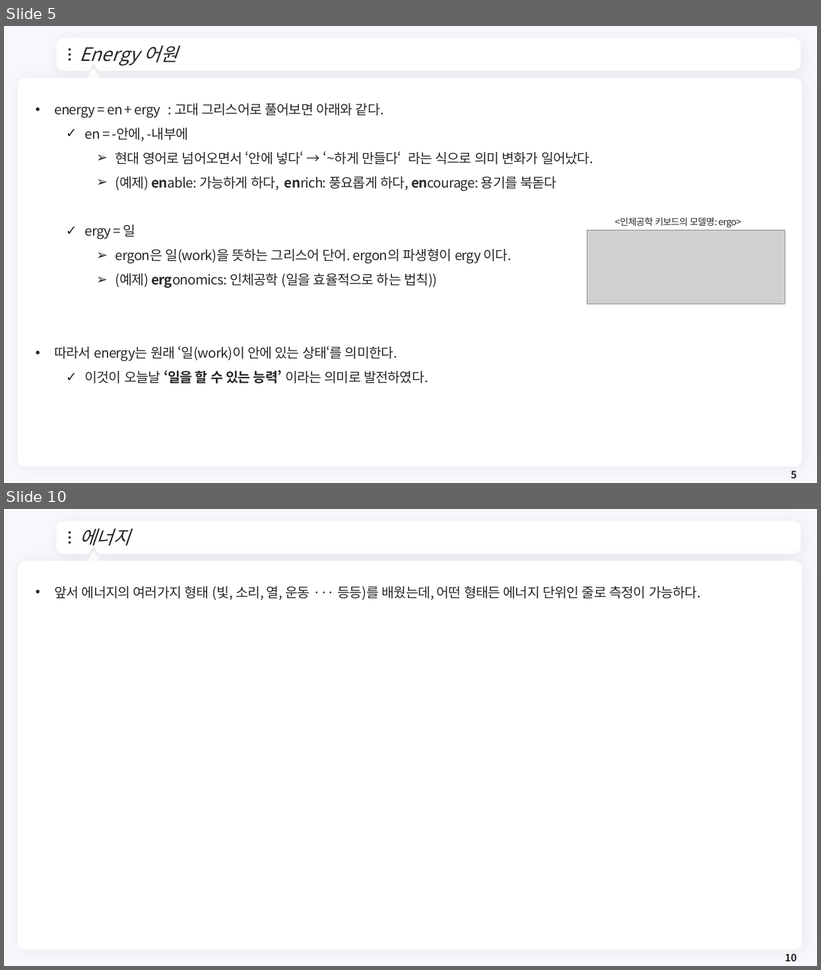
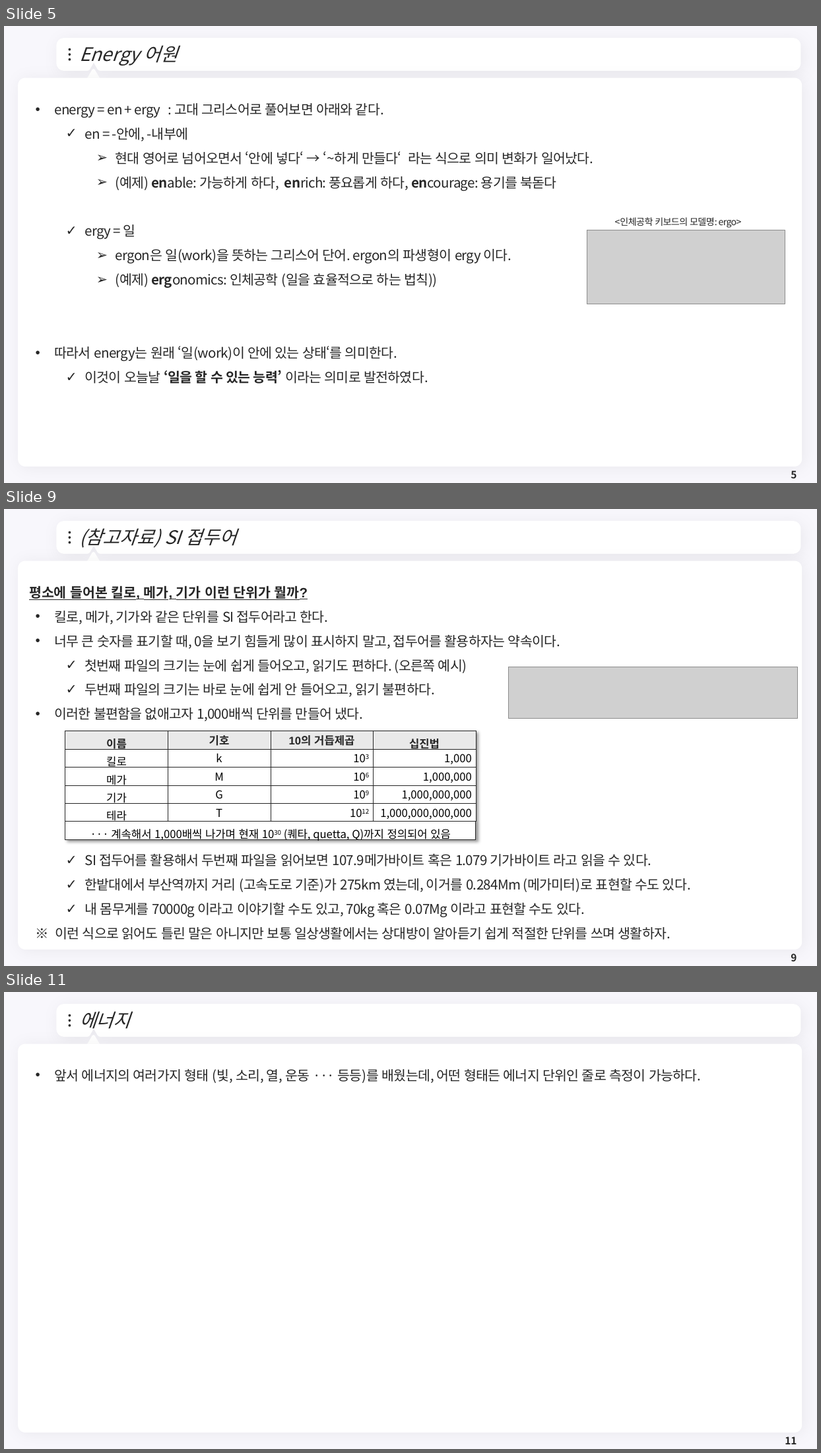
Before and after one commit to meandthey/Teaching, a slide deck: 에너지경제학/자원에너지경제학_Chapter_1.pptx. Shown one above the other, each under a label of ours: slides 5 and 10 before the commit, slides 5, 9 and 11 after it; the slides between them are not shown. The pictures are 821x970 and 821x1453 pixels, drawn with LibreOffice and Linux fonts; fonts in the diff are those of the drawing; grey boxes stand for pictures; background and template pictures are left out. Boxes give left, top, right and bottom in pixels: in the first picture for what was removed or moved away, otherwise in the second. Text is boxed around its words. In the diff, an @@ line names an element or a change of style, - is before the commit and + after.

```diff
--- a/에너지경제학/자원에너지경제학_Chapter_1.pptx
+++ b/에너지경제학/자원에너지경제학_Chapter_1.pptx
@@ slide 9 added at [4,509,817,966], background #F8F7FC; not listed: 7 template elements that a slide beside it also shows @@
@@ title added at [79,528,237,548], 22 pt, text #262626, italic @@
+(참고자료) SI 접두어
@@ text added at [29,586,691,940], 16 pt, text #262626 @@
+평소에 들어본 킬로, 메가, 기가 이런 단위가 뭘까?
+• 킬로, 메가, 기가와 같은 단위를 SI 접두어라고 한다.
+• 너무 큰 숫자를 표기할 때, 0을 보기 힘들게 많이 표시하지 말고, 접두어를 활용하자는 약속이다.
+  ✓ 첫번째 파일의 크기는 눈에 쉽게 들어오고, 읽기도 편하다. (오른쪽 예시)
+  ✓ 두번째 파일의 크기는 바로 눈에 쉽게 안 들어오고, 읽기 불편하다.
+• 이러한 불편함을 없애고자 1,000배씩 단위를 만들어 냈다.
+  ✓ SI 접두어를 활용해서 두번째 파일을 읽어보면 107.9메가바이트 혹은 1.079 기가바이트 라고 읽을 수 있다.
+  ✓ 한밭대에서 부산역까지 거리 (고속도로 기준)가 275km 였는데, 이거를 0.284Mm (메가미터)로 표현할 수도 있다.
+  ✓ 내 몸무게를 70000g 이라고 이야기할 수도 있고, 70kg 혹은 0.07Mg 이라고 표현할 수도 있다.
+※ 이런 식으로 읽어도 틀린 말은 아니지만 보통 일상생활에서는 상대방이 알아듣기 쉽게 적절한 단위를 쓰며 생활하자.
@@ picture added at [508,667,798,718] @@
@@ table added at [65,731,475,844], 6 rows, 4 columns @@
+이름 | 기호 | 10의 거듭제곱 | 십진법
+킬로 | k | 103 | 1,000
+메가 | M | 106 | 1,000,000
+기가 | G | 109 | 1,000,000,000
+테라 | T | 1012 | 1,000,000,000,000
+··· 계속해서 1,000배씩 나가며 현재 1030 (퀘타, quetta, Q)까지 정의되어 있음 |  |  | 
@@ page number added at [791,954,797,962], 12 pt, text #262626, bold @@
+9
@@ what was slide 10 is now slide 11 @@
@@ page number at [785,1437,797,1445]: text changed @@
-10
+11
```
Also in this commit, not shown: 4 slides changed.
